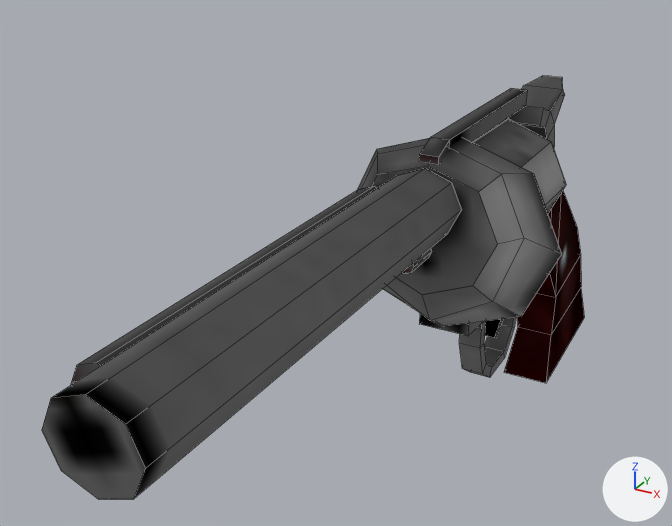
Renders of the Blender file grand_theft_mario/actors/magnum.blend from each side of a commit.
One viewpoint serves both versions: a 50 mm camera at (6.2, -12.82, 4.86) aimed at (3.18, -7.34, 2.12). Every picture has the same lights, and +X, +Y and +Z are marked at lower right. Mesh edges are drawn as thin lines.

Names of what the first picture shows: 'gun'.
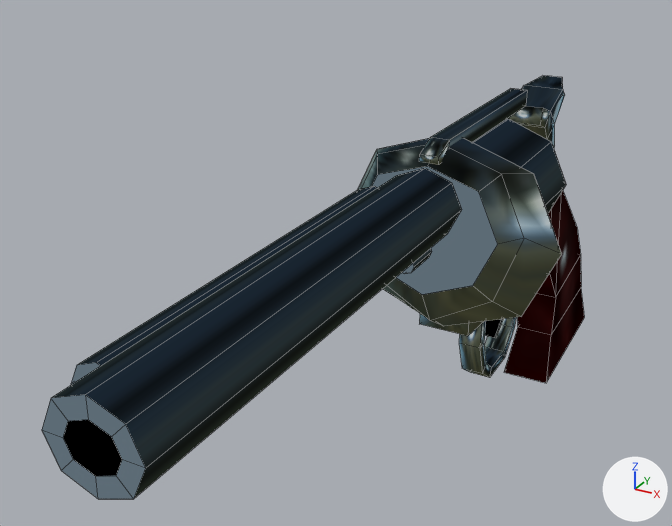
Pixel boxes [x1, y1, x2, y2] of what changed, in the pictures (672 x 526 px):
part 1 of me_revolver_cylinder, built on: [42, 395, 146, 499] in both
part 2 of me_revolver_cylinder, recoloured: [52, 76, 566, 498] in both

What changed in the scene script:
```text
Add img_plat_png:
    img_plat_png = load_image('plat.png', '_unpacked/plat.png', 64, 32, 'sRGB')
Add mat_metal:
    mat_metal = bpy.data.materials.new('metal')
    # colours: white #ffffff, grey #bcbcbc
    # uses the picture img_plat_png
Add mat_black:
    mat_black = bpy.data.materials.new('black')
    # nodes: Group, Math, OutputMaterial, Value
    # colours: white #ffffff, black #000000
Change me_revolver_cylinder:
    used by ob_gun; location = (4.44, -4.088, 2.261)
    verts and faces of me_revolver_cylinder; kept vertices keep their numbers, new ones are numbered from 332
    before: 96 (-0.62, -6.62, 0.4) at pixel (61, 470), 97 (-0.44, -6.62, 0.34) at pixel (98, 499), 98 (-0.26, -6.62, 0.4) at pixel (133, 499), 99 (-0.19, -6.62, 0.57) at pixel (145, 468), 100 (-0.26, -6.62, 0.73) at pixel (125, 424)
    before: 101 (-0.44, -6.62, 0.8) at pixel (85, 394), 102 (-0.62, -6.62, 0.73) at pixel (50, 398), 103 (-0.7, -6.62, 0.57) at pixel (41, 429)
    remove me_revolver_cylinder.from_pydata(...)  # 332 vertices, 193 faces; spans x -1.22..0.36, y -6.62..0.62, z -2.07..0.95
    add me_revolver_cylinder.from_pydata(...)  # 340 vertices, 201 faces; spans x -1.22..0.36, y -6.62..0.62, z -2.07..0.95
    me_revolver_cylinder part 1
    add delete_faces([(96, 97, 98, 99, 100, 101, 102, 103)])
    add verts[332] = (-0.55, -6.62, 0.48)  # pixel (73, 459)
    add verts[333] = (-0.44, -6.62, 0.44)  # pixel (95, 476)
    add verts[334] = (-0.59, -6.62, 0.57)  # pixel (63, 437)
    add verts[335] = (-0.33, -6.62, 0.48)  # pixel (116, 475)
    add verts[336] = (-0.3, -6.62, 0.57)  # pixel (122, 459)
    add verts[337] = (-0.33, -6.62, 0.66)  # pixel (111, 436)
    add verts[338] = (-0.44, -6.62, 0.7)  # pixel (88, 419)
    add verts[339] = (-0.55, -6.62, 0.66)  # pixel (68, 421)
    add faces += [(332, 333, 335, 336, 337, 338, 339, 334)]  # mat_black
    add faces += [(96, 97, 333, 332), (96, 332, 334, 103), (97, 98, 335, 333), (98, 99, 336, 335), (99, 100, 337, 336), (100, 101, 338, 337)]  # mat_metal
    add faces += [(101, 102, 339, 338), (102, 103, 334, 339)]  # mat_metal
    me_revolver_cylinder part 2: 168 faces spanning x -1.22..0.36, y -6.62..-1.04, z -1.34..0.95 switch from mat_magnum to mat_metal
    me_revolver_cylinder part 3: the surface is now shaded smooth
    add me_revolver_cylinder.materials.append(mat_black)
```
